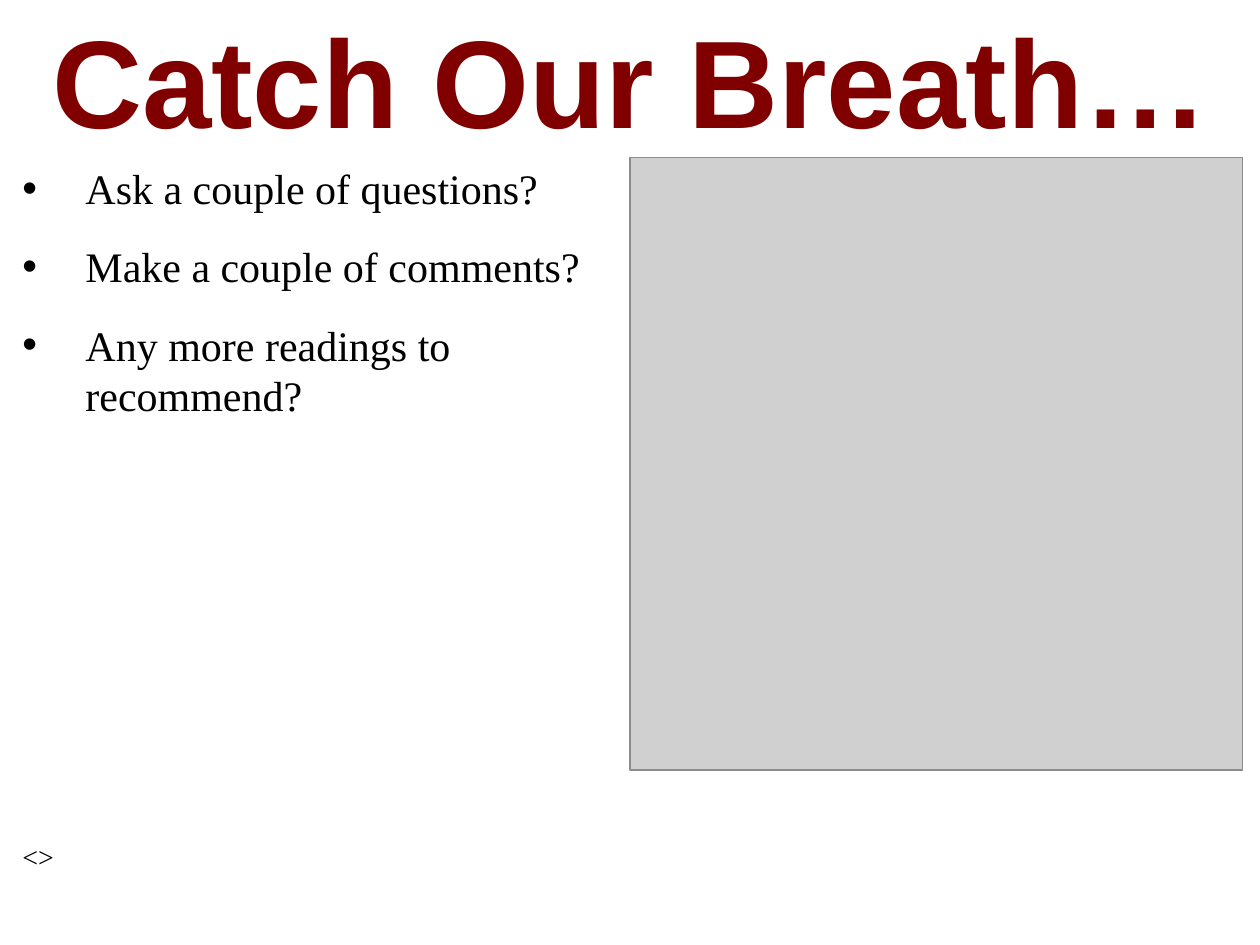
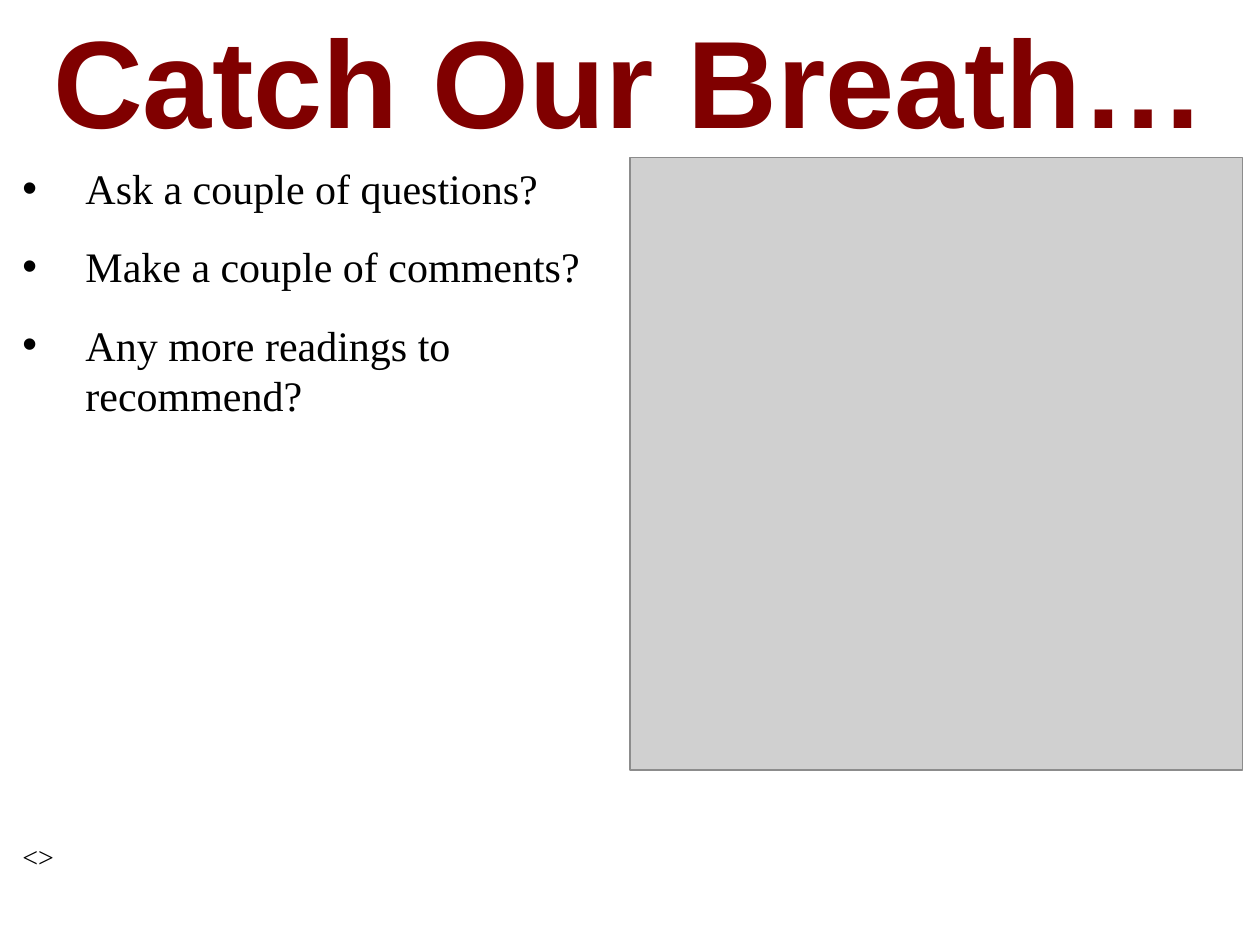
Before and after one commit to flumenhabitans/public-files, a slide deck: slide 2 of econ-115-module-1-lecture-3.4-slouching?-#tceh.pptx (slide 3 before the commit). Drawn at 1260x945 pixels with LibreOffice and Linux fonts; fonts in the diff are those of the drawing; grey boxes stand for pictures. Boxes give left, top, right and bottom in pixels: in the first picture for what was removed or moved away, otherwise in the second. Text is boxed around its words. In the diff, an @@ line names an element or a change of style, - is before the commit and + after.

```diff
--- a/econ-115-module-1-lecture-3.4-slouching?-#tceh.pptx
+++ b/econ-115-module-1-lecture-3.4-slouching?-#tceh.pptx
@@ title "Catch Our Breath…" at <box>53,38,1206,130</box>: size 71.2 to 71 pt @@
```
Also in this commit, not shown: 1 other slide changed, 1 slide removed.
